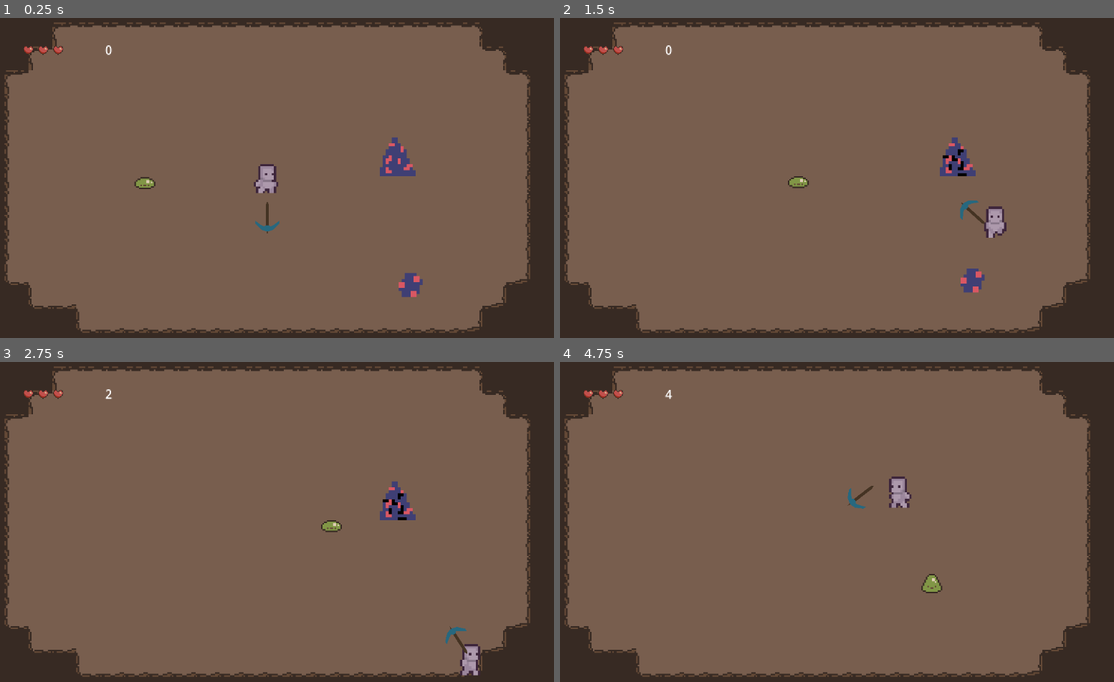
Above: before the commit, frames 1-4 (two rows, left to right).
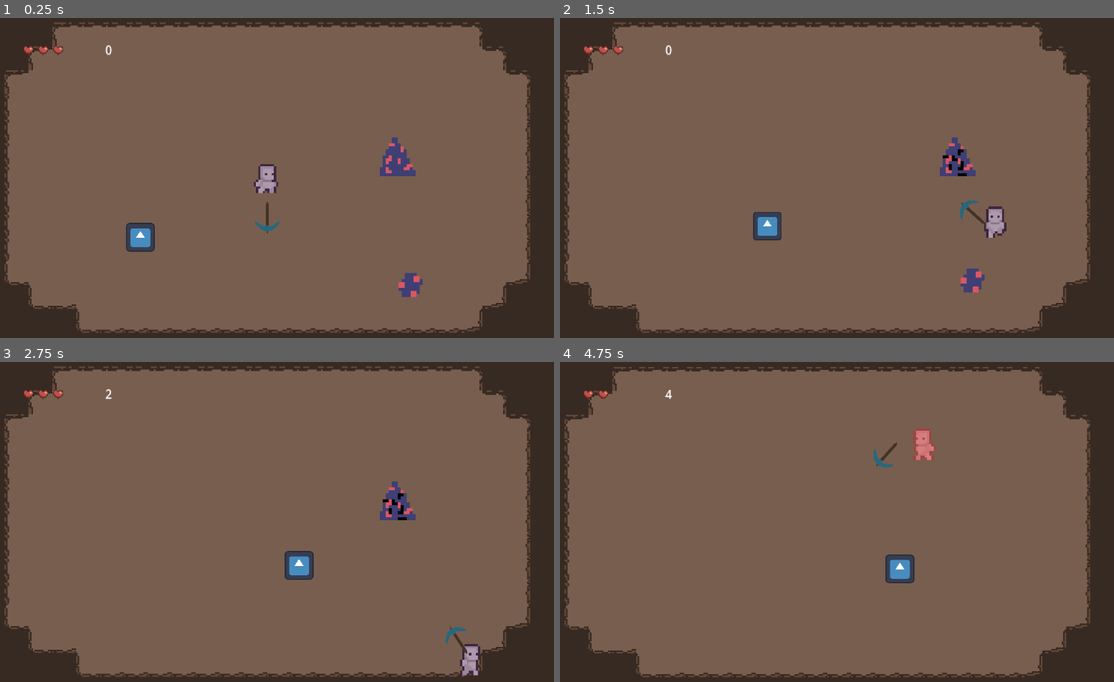
Above: after the commit, the same moments.

Repository: noahstelmak/dig-dig-down
Game: Godot game, scene res://floor_i.tscn
Same seed, same stepped clock (60 frames per second), same inputs: the game is played once before the commit and once after it. The engine's default icon, where the game draws it, is replaced by a stand-in: a white triangle on a blue panel in a dark square.
Inputs (mouse positions are in pixels of both pictures, inside the frame that each line leads up to):
- Up to frame 1 (0.25 s): no input
- Up to frame 2 (1.5 s): tap Enter (ui_accept) at 0.5, 0.77 s; move the mouse to (953, 162) at 0.52 s; hold D (right) 0.53-1.28 s; click (953, 162) at 0.6 s; move the mouse to (715, 194) at 1.27 s; hold S (down) from 1.28 s (still down); click (715, 194) at 1.35 s
- Up to frame 3 (2.75 s): tap Enter (ui_accept) at 1.52 s; move the mouse to (326, 451) at 2.02 s; release S (down) at 2.03 s; hold D (right) from 2.03 s (still down); click (326, 451) at 2.1 s
- Up to frame 4 (4.75 s): move the mouse to (798, 586) at 2.77 s; release D (right) at 2.78 s; hold W (up) 2.78-3.53 s; click (798, 586) at 2.85 s; tap Enter (ui_accept) at 3.02, 3.77, 4.52 s; move the mouse to (997, 570) at 3.52 s; hold A (left) from 3.53 s (still down); click (997, 570) at 3.6 s; move the mouse to (654, 474) at 4.27 s; click (654, 474) at 4.35 s

The runs differ from the first frame. In frame 1, 0.6% of the frame differs, in the area x 22-29%, y 49-74%; in frame 2, 0.6%; in frame 3, 0.6%; in frame 4, 2.2%, in the area x 0-96%, y 1-98%.

Commit message:
enemie that can shoot 🔫

Diff:
--- a/floor_i.tscn
+++ b/floor_i.tscn
@@ -1,13 +1,14 @@
-[gd_scene load_steps=9 format=4 uid="uid://diml61at3753q"]
+[gd_scene load_steps=10 format=4 uid="uid://diml61at3753q"]
 
-[ext_resource type="TileSet" uid="uid://n2d18hdix0xk" path="res://assets/tilesets/DwarvenDelveTileset.tres" id="1_ltsua"]
+[ext_resource type="TileSet" uid="uid://cbdppwe74gqlb" path="res://assets/tilesets/DwarvenDelveTileset.tres" id="1_ltsua"]
 [ext_resource type="PackedScene" uid="uid://p81ukddxm5cl" path="res://scenes/entities/player/player.tscn" id="1_rrfh1"]
 [ext_resource type="Script" path="res://scripts/utils/camera_2d.gd" id="3_53suk"]
 [ext_resource type="PackedScene" uid="uid://5eh1gjfjv5iy" path="res://scenes/entities/enemies/slaymie/slaymie.tscn" id="4_33fhp"]
 [ext_resource type="PackedScene" uid="uid://bqdf5ygp4i7fn" path="res://scenes/objects/minerals/iron_ore/iron_ore.tscn" id="4_yceoc"]
-[ext_resource type="PackedScene" uid="uid://c4dwj4jba3d35" path="res://scenes/menu/ui.tscn" id="5_txosh"]
+[ext_resource type="PackedScene" uid="uid://p13aryos8w8i" path="res://scenes/menu/ui.tscn" id="5_txosh"]
 [ext_resource type="PackedScene" uid="uid://dbt667j6i60ed" path="res://scenes/objects/items/chunks/iron_chunk/IronChunk.tscn" id="6_auclh"]
 [ext_resource type="AudioStream" uid="uid://cuvdba0qcs657" path="res://assets/audio/Cave_Sound.ogg" id="7_k6gkq"]
+[ext_resource type="PackedScene" uid="uid://14totc7uajq7" path="res://scenes/entities/enemies/muscular_eye/musuclar_eye.tscn" id="9_63kb1"]
 
 [node name="FloorI" type="Node2D"]
 
@@ -24,8 +25,7 @@
 script = ExtResource("3_53suk")
 
 [node name="Slaymie" parent="." instance=ExtResource("4_33fhp")]
-position = Vector2(-187, 3)
-max_health = 100
+position = Vector2(945, 292)
 
 [node name="IronOre" parent="." instance=ExtResource("4_yceoc")]
 position = Vector2(175, -31)
@@ -43,3 +43,7 @@
 stream = ExtResource("7_k6gkq")
 autoplay = true
 mix_target = 2
+
+[node name="MusuclarEye" parent="." instance=ExtResource("9_63kb1")]
+position = Vector2(-170, 80)
+max_health = 30
--- a/scenes/entities/enemies/enemy.gd
+++ b/scenes/entities/enemies/enemy.gd
@@ -22,6 +22,7 @@
 
 	current_health -= damage
 	current_health = clamp(current_health, 0.0, max_health)
+	print(current_health)
 
 	if current_health <= 0.0:
 		imdying.emit()
--- /dev/null
+++ b/scenes/entities/enemies/muscular_eye/bullet.gd
@@ -0,0 +1,14 @@
+extends CharacterBody2D
+class_name Bullet
+
+@export var SPEED := 350
+
+var target
+
+
+func _ready() -> void:
+	velocity = global_position.direction_to(target) * SPEED
+
+
+func _physics_process(delta: float) -> void:
+	move_and_slide()
--- /dev/null
+++ b/scenes/entities/enemies/muscular_eye/bullet.tscn
@@ -0,0 +1,19 @@
+[gd_scene load_steps=4 format=3 uid="uid://dcr4ciwhe68or"]
+
+[ext_resource type="Script" path="res://scenes/entities/enemies/muscular_eye/bullet.gd" id="1_r8xw4"]
+[ext_resource type="Texture2D" uid="uid://jfsxxhmudblc" path="res://icon.svg" id="1_x3i15"]
+
+[sub_resource type="RectangleShape2D" id="RectangleShape2D_j44bs"]
+size = Vector2(16, 16)
+
+[node name="Bullet" type="CharacterBody2D"]
+collision_layer = 2
+collision_mask = 2
+script = ExtResource("1_r8xw4")
+
+[node name="Sprite2D" type="Sprite2D" parent="."]
+scale = Vector2(0.15, 0.15)
+texture = ExtResource("1_x3i15")
+
+[node name="CollisionShape2D" type="CollisionShape2D" parent="."]
+shape = SubResource("RectangleShape2D_j44bs")
--- /dev/null
+++ b/scenes/entities/enemies/muscular_eye/musuclar_eye.gd
@@ -0,0 +1,71 @@
+extends Enemy
+
+const SPEED = 100.0
+@onready var nav := $NavigationAgent2D
+@onready var shootTimer := $ShootTimer
+@onready var bulletScene := preload("res://scenes/entities/enemies/muscular_eye/bullet.tscn")
+
+
+var target : Player = null
+var targetCooldown = 0
+@export var targetRefresh = 0.2
+
+var isDying: bool = false;
+
+func _ready() -> void:
+	nav.target_position = Vector2(250,100)
+	imdying.connect(_on_imdying)
+
+
+func _physics_process(delta: float) -> void:
+	if isDying:
+		Globals.COIN_ORE_COUNT += coin_value
+		queue_free();
+		return
+
+	if target:
+		targetCooldown -= delta
+		if targetCooldown <= 0:
+			nav.target_position = target.global_position
+			targetCooldown = targetRefresh
+
+	var dir = Vector2.ZERO;
+
+	if NavigationServer2D.map_get_iteration_id(nav.get_navigation_map()) > 0:
+		dir = to_local(nav.get_next_path_position()).normalized()
+
+	if target and target.global_position.distance_to(global_position) < 200:
+		dir = Vector2.ZERO
+		if shootTimer.is_stopped():
+			shootTimer.start()
+
+	velocity = dir * SPEED + knockback
+	knockback = knockback.lerp(Vector2.ZERO, 0.1)
+
+	if nav.is_target_reached():
+		velocity = Vector2.ZERO
+
+	move_and_slide()
+
+
+func _on_area_2d_body_entered(body: Node2D) -> void:
+	if body is Player:
+		targetCooldown = 0
+		target = body
+
+
+func _on_area_2d_body_exited(body: Node2D) -> void:
+	if body is Player:
+		target = null
+
+
+func _on_imdying():
+	isDying = true;
+
+
+func _on_shoot_timer_timeout() -> void:
+	if target and target.global_position.distance_to(global_position) < 200:
+		var bullet := bulletScene.instantiate()
+		bullet.global_position = global_position
+		bullet.target = target.global_position
+		get_tree().get_root().add_child(bullet)
--- a/scenes/entities/enemies/muscular_eye/musuclar_eye.tscn
+++ b/scenes/entities/enemies/muscular_eye/musuclar_eye.tscn
@@ -1,3 +1,90 @@
-[gd_scene format=3 uid="uid://14totc7uajq7"]
+[gd_scene load_steps=11 format=3 uid="uid://14totc7uajq7"]
 
-[node name="MusuclarEye" type="Node2D"]
+[ext_resource type="Texture2D" uid="uid://jfsxxhmudblc" path="res://icon.svg" id="1_k3f62"]
+[ext_resource type="Script" path="res://scenes/entities/enemies/muscular_eye/musuclar_eye.gd" id="1_ldbro"]
+[ext_resource type="Shader" path="res://scripts/utils/flash.gdshader" id="2_sqe83"]
+[ext_resource type="AudioStream" uid="uid://ci8sbfyqy7t6g" path="res://assets/audio/falling-bomb-41038.mp3" id="4_beate"]
+
+[sub_resource type="ShaderMaterial" id="ShaderMaterial_mnfen"]
+shader = ExtResource("2_sqe83")
+shader_parameter/flash_color = Color(1, 0, 0, 1)
+shader_parameter/flash_value = null
+
+[sub_resource type="CircleShape2D" id="CircleShape2D_edxfm"]
+radius = 24.0208
+
+[sub_resource type="CircleShape2D" id="CircleShape2D_r6imf"]
+radius = 268.477
+
+[sub_resource type="Animation" id="Animation_novb8"]
+resource_name = "damage"
+length = 0.4
+tracks/0/type = "value"
+tracks/0/imported = false
+tracks/0/enabled = true
+tracks/0/path = NodePath("Sprite2D:material:shader_parameter/flash_value")
+tracks/0/interp = 1
+tracks/0/loop_wrap = true
+tracks/0/keys = {
+"times": PackedFloat32Array(0, 0.2, 0.4),
+"transitions": PackedFloat32Array(1, 1, 1),
+"update": 0,
+"values": [null, 1.0, 0.0]
+}
+
+[sub_resource type="Animation" id="Animation_ytm5p"]
+length = 0.001
+tracks/0/type = "value"
+tracks/0/imported = false
+tracks/0/enabled = true
+tracks/0/path = NodePath("Sprite2D:material:shader_parameter/flash_value")
+tracks/0/interp = 1
+tracks/0/loop_wrap = true
+tracks/0/keys = {
+"times": PackedFloat32Array(0),
+"transitions": PackedFloat32Array(1),
+"update": 0,
+"values": [null]
+}
+
+[sub_resource type="AnimationLibrary" id="AnimationLibrary_guh37"]
+_data = {
+"RESET": SubResource("Animation_ytm5p"),
+"damage": SubResource("Animation_novb8")
+}
+
+[node name="MusuclarEye" type="CharacterBody2D"]
+script = ExtResource("1_ldbro")
+max_health = 10
+
+[node name="Sprite2D" type="Sprite2D" parent="."]
+material = SubResource("ShaderMaterial_mnfen")
+scale = Vector2(0.3, 0.3)
+texture = ExtResource("1_k3f62")
+
+[node name="CollisionShape2D" type="CollisionShape2D" parent="."]
+shape = SubResource("CircleShape2D_edxfm")
+
+[node name="NavigationAgent2D" type="NavigationAgent2D" parent="."]
+path_postprocessing = 1
+
+[node name="Area2D" type="Area2D" parent="."]
+
+[node name="CollisionShape2D" type="CollisionShape2D" parent="Area2D"]
+shape = SubResource("CircleShape2D_r6imf")
+
+[node name="AnimationPlayer" type="AnimationPlayer" parent="."]
+libraries = {
+"": SubResource("AnimationLibrary_guh37")
+}
+
+[node name="AudioStreamPlayer" type="AudioStreamPlayer" parent="."]
+stream = ExtResource("4_beate")
+pitch_scale = 8.0
+
+[node name="ShootTimer" type="Timer" parent="."]
+one_shot = true
+
+[connection signal="body_entered" from="Area2D" to="." method="_on_area_2d_body_entered"]
+[connection signal="body_exited" from="Area2D" to="." method="_on_area_2d_body_exited"]
+[connection signal="timeout" from="ShootTimer" to="." method="_on_shoot_timer_timeout"]
--- a/scenes/entities/player/player.gd
+++ b/scenes/entities/player/player.gd
@@ -68,8 +68,7 @@
 
 
 func _on_hit_box_body_entered(body: Node2D) -> void:
-
-	if body is Enemy and not isDying:
+	if (body is Enemy or body is Bullet) and not isDying:
 		Globals.screan_shake.emit()
 		Globals.PLAYER_HEALTH -= 1
 
@@ -85,5 +84,9 @@
 		$DamageAnimation.play("damage")
 
 		var knockbackForce = global_position.direction_to(body.global_position) * 500
-		body.knockback = knockbackForce
+		if body is Enemy:
+			body.knockback = knockbackForce
 		knockback = knockbackForce * -1
+
+		if body is Bullet:
+			body.queue_free()
--- a/scenes/entities/player/player.tscn
+++ b/scenes/entities/player/player.tscn
@@ -258,6 +258,7 @@
 position = Vector2(0, -1)
 
 [node name="HitBox" type="Area2D" parent="."]
+collision_mask = 3
 
 [node name="CollisionShape2D" type="CollisionShape2D" parent="HitBox"]
 shape = SubResource("CapsuleShape2D_30krh")
Not shown: 1 places in assets/tilesets/DwarvenDelveTileset.tres that only renumber resources
